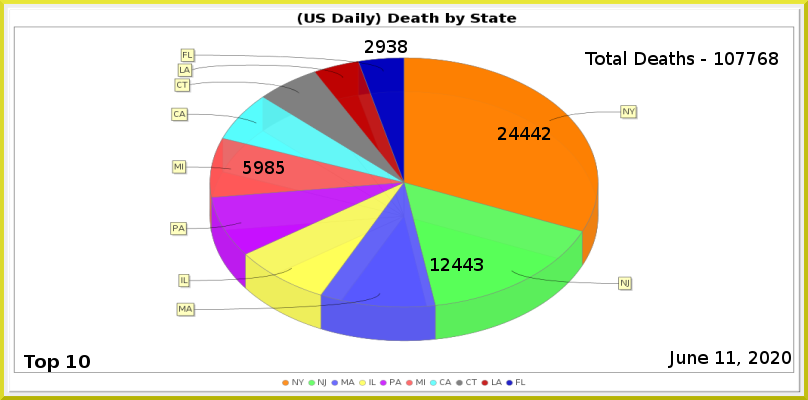
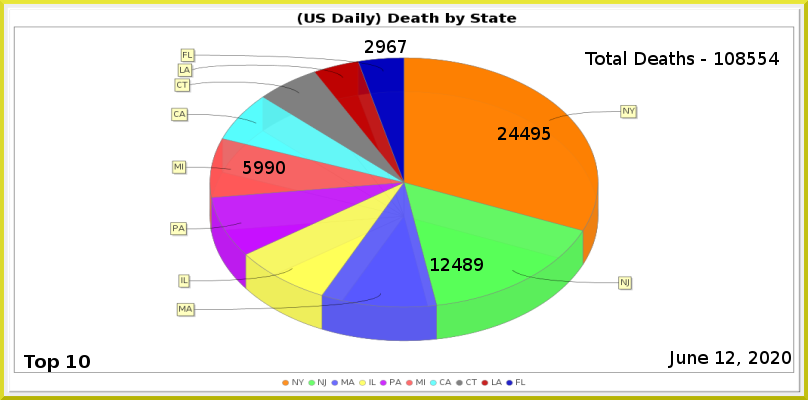
Two versions of the same layered image (808 × 400). Layer-by-layer changes:
painted on "Least" over (387, 40, 407, 53)
painted on "MI" over (265, 161, 285, 174)
painted on "NJ" over (463, 258, 483, 271)
painted on "NY" over (531, 127, 551, 140)
renamed "Total Deaths - 107768" to "Total Deaths - 108554", painted on it over (736, 52, 779, 65)
painted on "Current Date" over (726, 351, 735, 364)
painted on "Death_by_State.png" over (170, 48, 638, 342)
